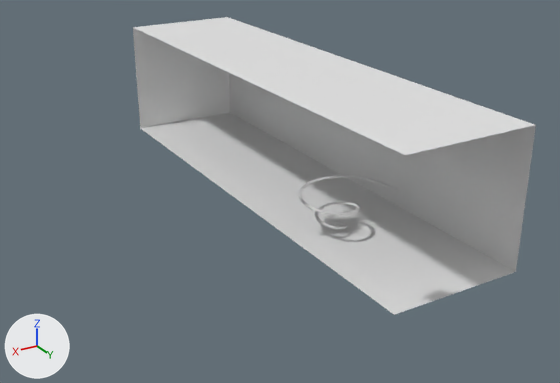
An edit to the Blender file 04-Shots/shot3.blend, drawn before and after from the same camera.
One viewpoint serves both versions: a 50 mm lens placed at (61.8, 73.0, 41.3), pointed at (5.6, -20.6, -5.5). The axes (+X, +Y, +Z) are drawn at lower left. The lights are the same throughout. Materials are left out; every surface is plain grey.

The first picture shows 'room.001', 'spirale + Kugel'.
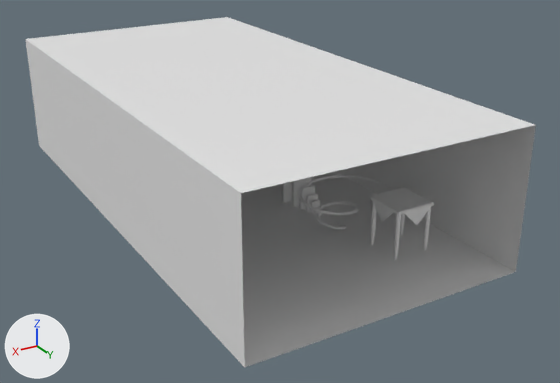
Patch to the scene script:
```diff
--- a/04-Shots/shot3.blend.py
+++ b/04-Shots/shot3.blend.py
@@ me_cube_004 @@
 # used by ob_cube_002; location = (0.0, -27.24, 10.0); scale = (10.0, 40.0, 10.0)
-me_cube_004.from_pydata(...)  # 20 vertices, 13 faces; spans x -1.0..1.0, y -1.0..1.0, z -1.0..1.0
+me_cube_004.from_pydata(...)  # 28 vertices, 26 faces; spans x -1.0..1.05, y -1.0..1.0, z -1.0..1.0
+# me_cube_004 part 1
+# 4 vertices are removed from x -1.0..1.0, y 0.0, z -1.0..1.0
+# 13 faces are deleted
+# 8 vertices move from x -1.0..1.0, y -0.5..0.5, z -1.0..1.0 to x -1.0..1.05, y -0.82..0.82, z -1.0..1.0
+# 12 vertices are added at x -0.94..0.93, y -0.82..0.82, z -1.0..1.0
+# 26 new faces join them
+# me_cube_004 part 2: 3 kept faces spanning x -1.0..1.0, y -1.0..1.0, z -1.0..1.0 are now shaded smooth
@@ col_room @@
 col_room = bpy.data.collections.new('room')
-col_room.objects.link(ob_cube_002)
+col_room.objects.link(ob_cube_009)
@@ col_books_001 @@
+col_books_001 = bpy.data.collections.new('books.001')
+col_books_001.objects.link(ob_cube_006)
+col_books_001.objects.link(ob_cube_005)
+col_books_001.objects.link(ob_cube_004)
+col_books_001.objects.link(ob_cube_003)
+col_books_001.objects.link(ob_cube_002)
+col_books_001.objects.link(ob_cube_007)
+col_books_001.objects.link(ob_cube_008)
@@ ob_cube_002 @@
 ob_cube_002 = bpy.data.objects.new('Cube.002', me_cube_004)
-ob_cube_002.location = (0.0, -27.24, 10.0)
-ob_cube_002.scale = (10.0, 40.0, 10.0)
+ob_cube_002.location = (0.0, -2.3, 0.69)
+ob_cube_002.scale = (1.18, 0.338, 1.69)
@@ ob_cube_009 @@
+ob_cube_009 = bpy.data.objects.new('Cube.009', me_cube_011)  # 20 vertices, 13 faces; spans x -1.0..1.0, y -1.0..1.0, z -1.0..1.0
+ob_cube_009.location = (0.0, -27.24, 10.0)
+ob_cube_009.scale = (10.0, 40.0, 10.0)
@@ ob_cube_008 @@
+ob_cube_008 = bpy.data.objects.new('Cube.008', me_cube_010)  # 28 vertices, 26 faces; spans x -1.0..1.05, y -1.0..1.0, z -1.0..1.0; modifiers EDGE_SPLIT
+ob_cube_008.location = (0.0, 0.0, 0.0)
+ob_cube_008.scale = (0.7, 0.2, 1.0)
@@ ob_cube_007 @@
+ob_cube_007 = bpy.data.objects.new('Cube.007', me_cube_009)  # 28 vertices, 26 faces; spans x -1.0..1.05, y -1.0..1.0, z -1.0..1.0; modifiers EDGE_SPLIT
+ob_cube_007.location = (0.0, -1.0, 0.3)
+ob_cube_007.scale = (0.91, 0.26, 1.3)
@@ ob_cube_003 @@
+ob_cube_003 = bpy.data.objects.new('Cube.003', me_cube_006)  # 28 vertices, 26 faces; spans x -1.0..1.05, y -1.0..1.0, z -1.0..1.0; modifiers EDGE_SPLIT
+ob_cube_003.location = (0.0, -3.9, 1.197)
+ob_cube_003.scale = (1.54, 0.395, 2.2)
@@ ob_cube_004 @@
+ob_cube_004 = bpy.data.objects.new('Cube.004', me_cube_004_1)  # 28 vertices, 26 faces; spans x -1.0..1.05, y -1.0..1.0, z -1.0..1.0; modifiers EDGE_SPLIT
+ob_cube_004.location = (0.0, -5.9, 1.856)
+ob_cube_004.scale = (2.0, 0.4, 2.86)
@@ ob_cube_005 @@
+ob_cube_005 = bpy.data.objects.new('Cube.005', me_cube_005)  # a box spanning x -1.0..1.0, y -1.0..1.0, z -1.0..1.0
+ob_cube_005.location = (0.0, 0.8, -0.331)
+ob_cube_005.scale = (0.335, 0.0717, 0.669)
@@ ob_cube_006 @@
+ob_cube_006 = bpy.data.objects.new('Cube.006', me_cube_008)  # a box spanning x -1.0..1.0, y -1.0..1.0, z -1.0..1.0
+ob_cube_006.location = (0.0, 1.3, -0.498)
+ob_cube_006.scale = (0.252, 0.0537, 0.502)
@@ ob_room_002 @@
+ob_room_002 = bpy.data.objects.new('room.002', None)
+ob_room_002.location = (20.0, 0.0, -8.0)
+ob_room_002.scale = (-1.0, 1.0, 1.0)
+ob_room_002.instance_type = 'COLLECTION'
+ob_room_002.instance_collection = col_room
@@ ob_tisch_000 @@
+ob_tisch_000 = bpy.data.objects.new('tisch.000', None)
+ob_tisch_000.location = (0.0, 1.1, 0.0)
+ob_tisch_000.instance_type = 'COLLECTION'
+ob_tisch_000.instance_collection = col_tisch_002
@@ ob_books_001 @@
+ob_books_001 = bpy.data.objects.new('books.001', None)
+ob_books_001.location = (2.2, -16.0, -7.0)
+ob_books_001.instance_type = 'COLLECTION'
+ob_books_001.instance_collection = col_books_001
```

Boxes (x1, y1, x2, y2) around the edits, measured in the pictures (560 x 383 px):
'room.001', moved, rescaled: (133, 17, 536, 315) in both
'room.002', added: after (25, 27, 404, 367)
'tisch.000', added: after (370, 188, 434, 261)
'books.001', added: after (282, 177, 322, 216)
part 1 of me_cube_004, built on: before (133, 27, 535, 315); after (299, 185, 315, 210)
part 2 of me_cube_004, shading changed: before (133, 28, 536, 272)
